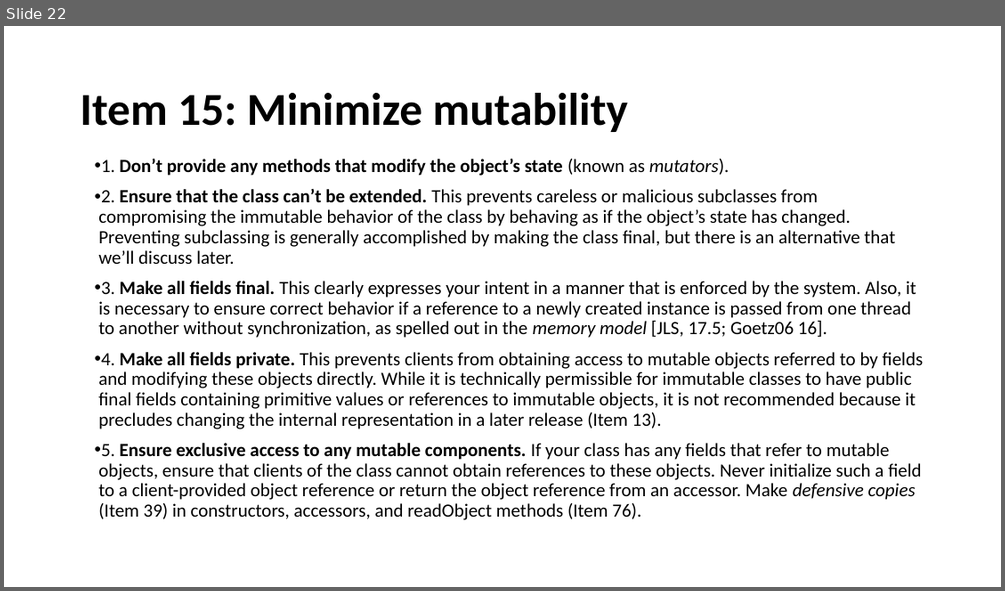
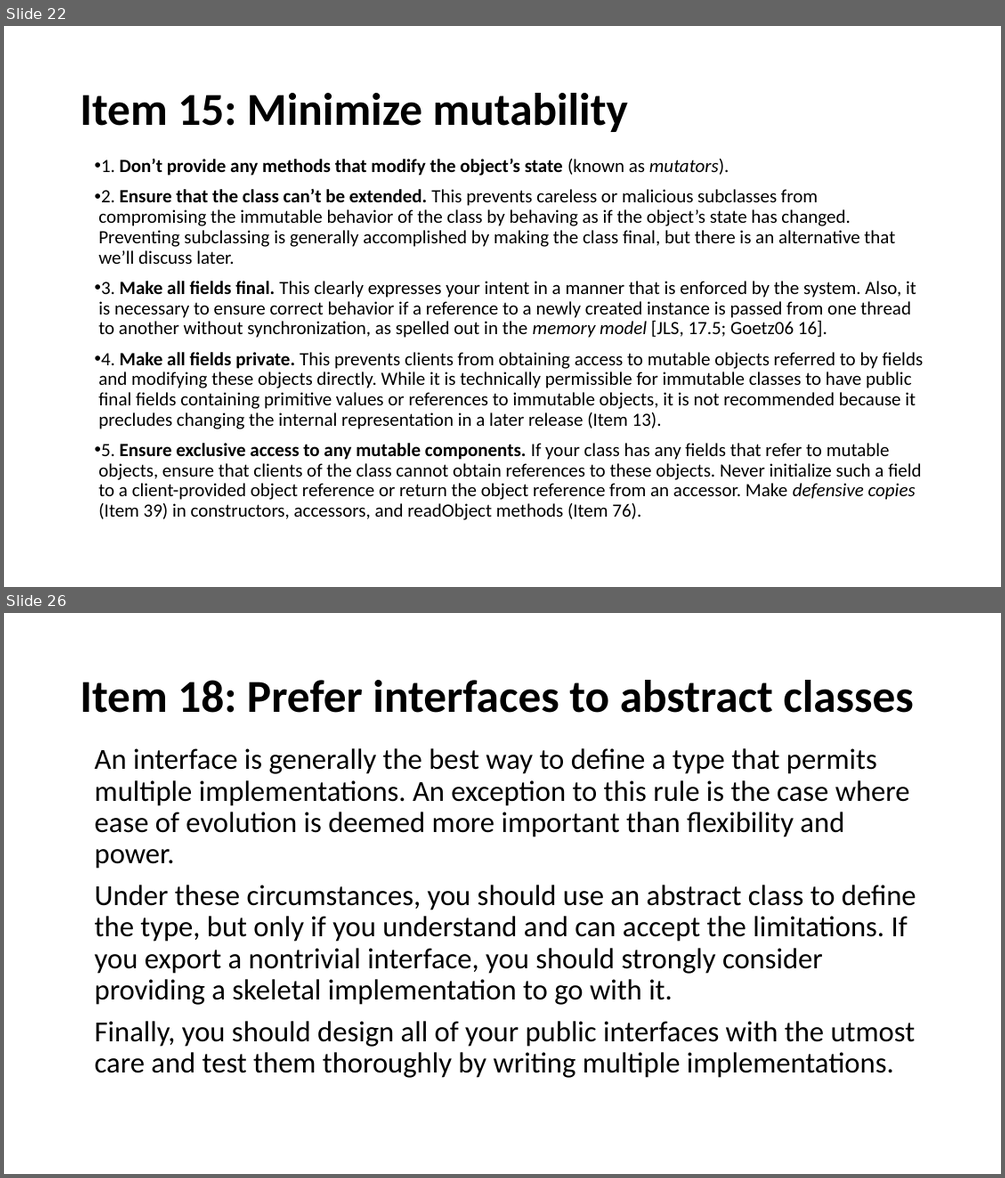
Before and after one commit to javamaster-llc/effective-java-examples-master, a slide deck: Study of Effective Java™.pptx. Shown one above the other, each under a label of ours: slide 22 before the commit, slides 22 and 26 after it; the slides between them are not shown. The pictures are 1005x591 and 1005x1178 pixels, drawn with LibreOffice and Linux fonts; fonts in the diff are those of the drawing. Boxes give left, top, right and bottom in pixels: in the first picture for what was removed or moved away, otherwise in the second. Text is boxed around its words. In the diff, an @@ line names an element or a change of style, - is before the commit and + after.

```diff
--- a/Study of Effective Java™.pptx
+++ b/Study of Effective Java™.pptx
@@ slide 26 added at [4,613,1001,1174], background #FFFFFF @@
@@ title added at [80,680,913,713], 44 pt, text #000000, bold @@
+Item 18: Prefer interfaces to abstract classes
@@ text added at [95,748,916,1078], 28 pt, text #000000 @@
+An interface is generally the best way to define a type that permits multiple implementations. An exception to this rule is the case where ease of evolution is deemed more important than flexibility and power.
+Under these circumstances, you should use an abstract class to define the type, but only if you understand and can accept the limitations. If you export a nontrivial interface, you should strongly consider providing a skeletal implementation to go with it.
+Finally, you should design all of your public interfaces with the utmost care and test them thoroughly by writing multiple implementations.
```
Also in this commit, not shown: 2 slides changed, 2 other slides added.
